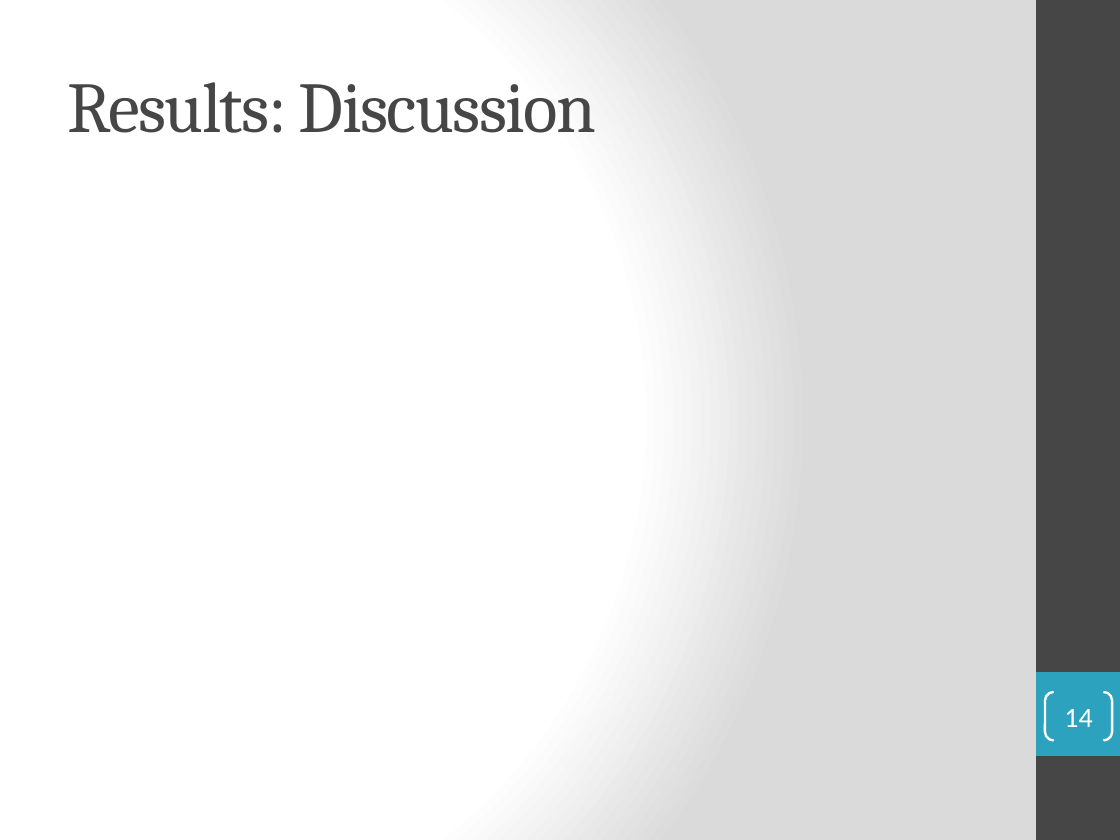
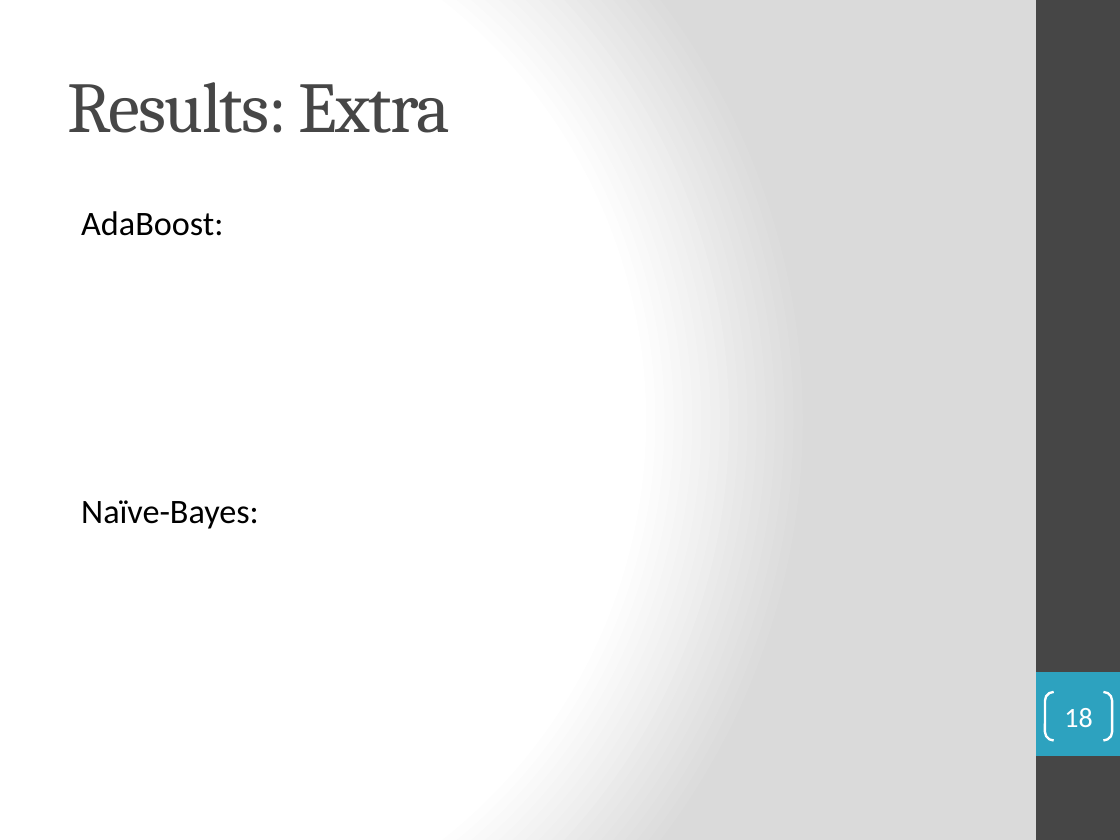
Before and after one commit to Ralleg314/TFG, a slide deck: slide 18 of Presentation.pptx (slide 14 before the commit). Drawn at 1120x840 pixels with LibreOffice and Linux fonts; fonts in the diff are those of the drawing. Boxes give left, top, right and bottom in pixels: in the first picture for what was removed or moved away, otherwise in the second. Text is boxed around its words. In the diff, an @@ line names an element or a change of style, - is before the commit and + after.

```diff
--- a/Presentation.pptx
+++ b/Presentation.pptx
@@ title at (67, 82, 450, 133): text changed @@
-Results: Discussion
+Results: Extra
@@ text added at (81, 211, 259, 529), 22 pt, text #000000 @@
+AdaBoost:
+Naïve-Bayes:
@@ page number at (1064, 708, 1092, 727): text changed @@
-14
+18
```
Also in this commit, not shown: 8 other slides changed, 6 slides added, 4 slides removed, 1 other file.
